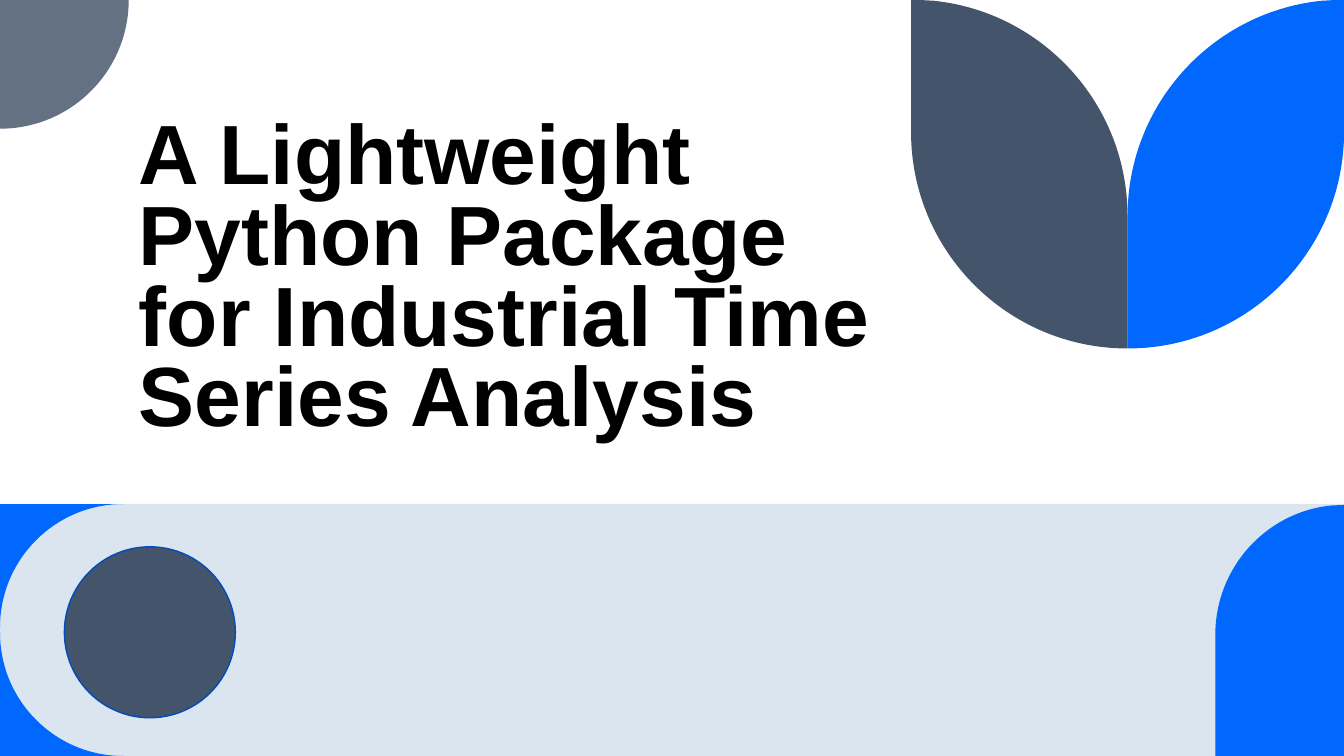
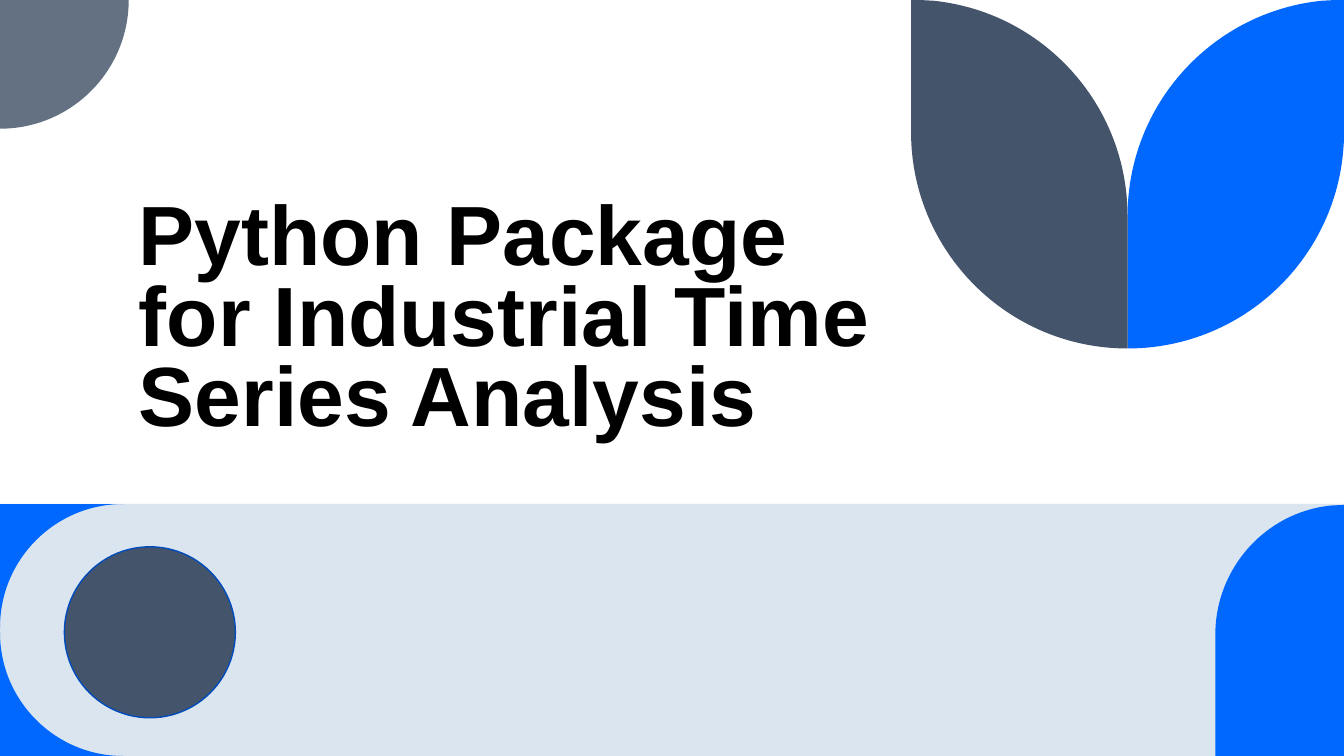
Before and after one commit to dylan463/machine_analyzer, a slide deck: slide 1 of A Lightweight Python Package for Industrial Time Series.pptx. Drawn at 1344x756 pixels with LibreOffice and Linux fonts; fonts in the diff are those of the drawing. Boxes give left, top, right and bottom in pixels: in the first picture for what was removed or moved away, otherwise in the second. Text is boxed around its words. In the diff, an @@ line names an element or a change of style, - is before the commit and + after.

```diff
--- a/A Lightweight Python Package for Industrial Time Series.pptx
+++ b/A Lightweight Python Package for Industrial Time Series.pptx
@@ title at [139,204,869,442]: text changed @@
-A Lightweight Python Package for Industrial Time Series Analysis
+Python Package for Industrial Time Series Analysis
```
Also in this commit, not shown: 5 other slides changed, 3 slides added, 4 other files.
